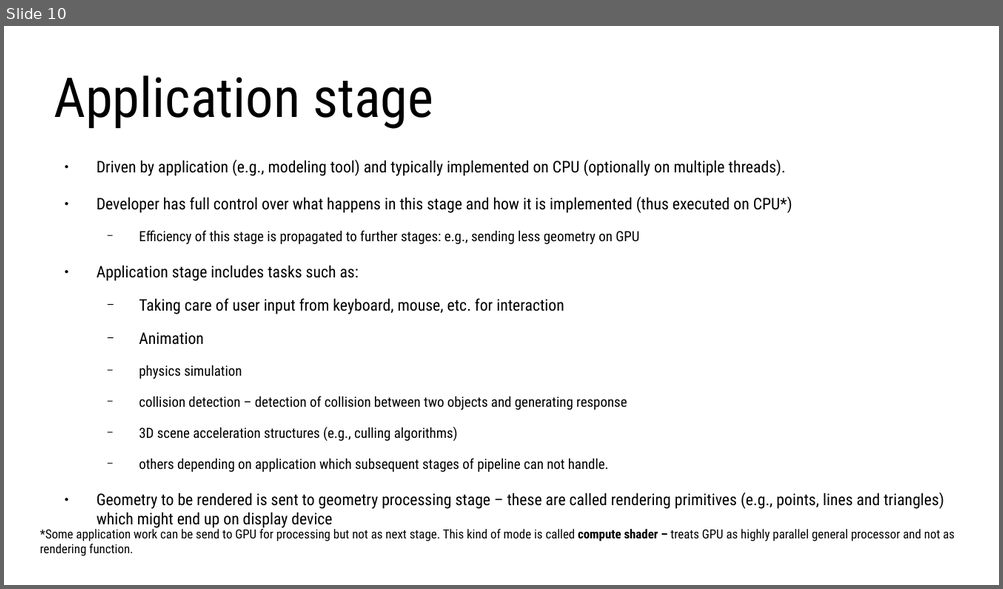
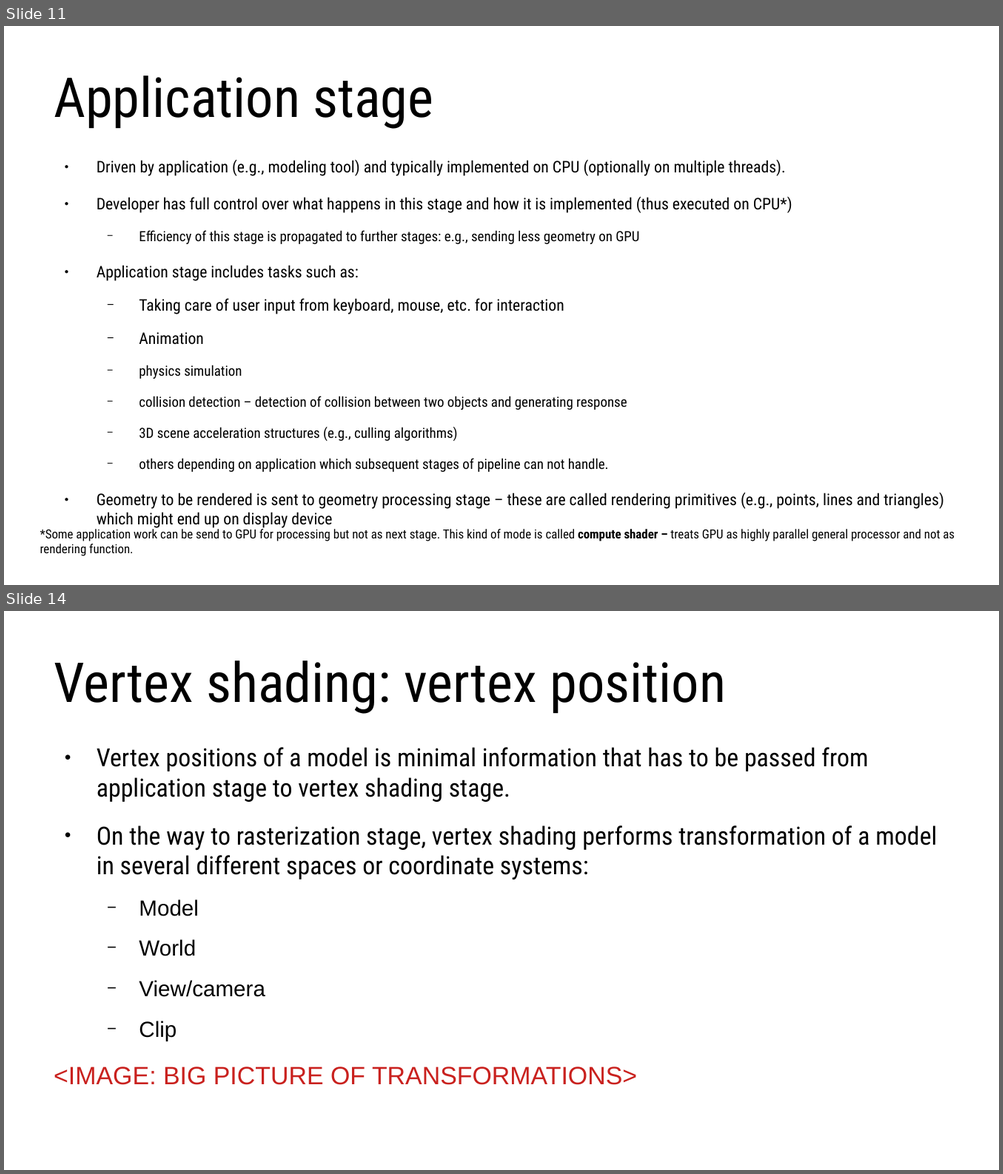
Before and after one commit to lorentzo/IntroductionToComputerGraphics, a slide deck: lectures/4_foundations_rendering/4_3_rasterization.odp. Shown one above the other, each under a label of ours: slide 10 before the commit, slides 11 and 14 after it; the slides between them are not shown. The pictures are 1003x589 and 1003x1174 pixels, drawn with LibreOffice and Linux fonts; fonts in the diff are those of the drawing. Boxes give left, top, right and bottom in pixels: in the first picture for what was removed or moved away, otherwise in the second. Text is boxed around its words. In the diff, an @@ line names an element or a change of style, - is before the commit and + after.

Commit message:
rasterization, graphics pipeline

```diff
--- a/lectures/4_foundations_rendering/4_3_rasterization.odp
+++ b/lectures/4_foundations_rendering/4_3_rasterization.odp
@@ slide 14 added at <box>4,611,999,1170</box>, background #FFFFFF @@
@@ title added at <box>54,661,726,714</box>, 44 pt, text #000000 @@
+Vertex shading: vertex position
@@ text added at <box>96,747,936,1042</box>, 20 pt, text #000000 @@
+● Vertex positions of a model is minimal information that has to be passed from application stage to vertex shading stage.
+● On the way to rasterization stage, vertex shading performs transformation of a model in several different spaces or coordinate systems:
+  − Model
+  − World
+  − View/camera
+  − Clip
+<IMAGE: BIG PICTURE OF TRANSFORMATIONS>
@@ what was slide 10 is now slide 11 @@
```
Also in this commit, not shown: 5 slides changed, 16 other slides added, 1 other file.
